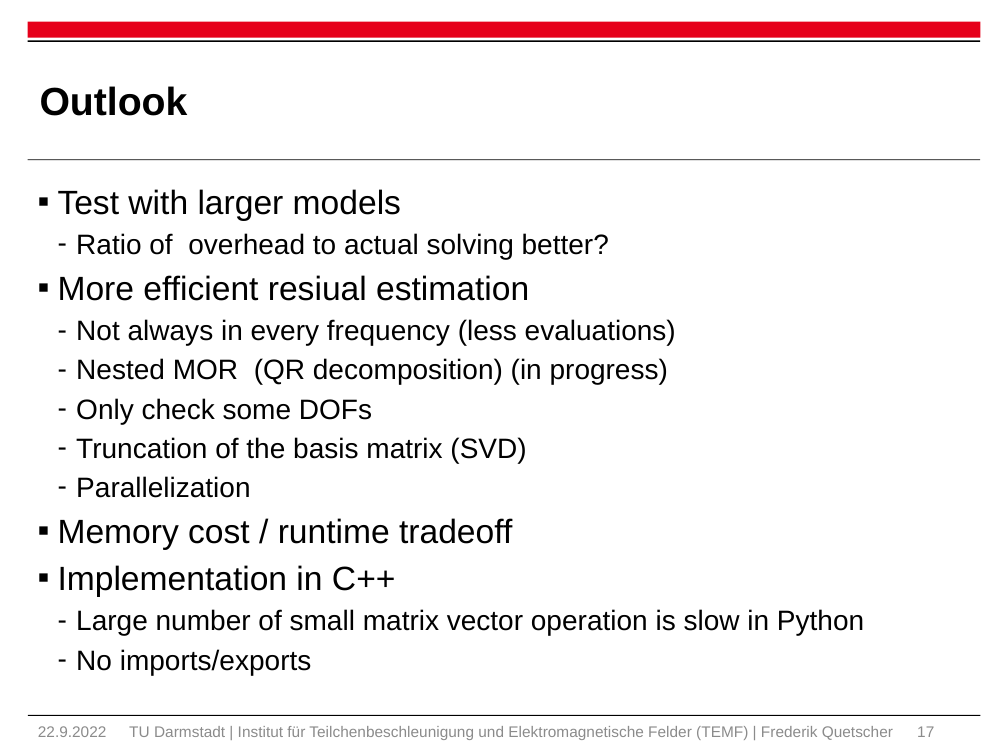
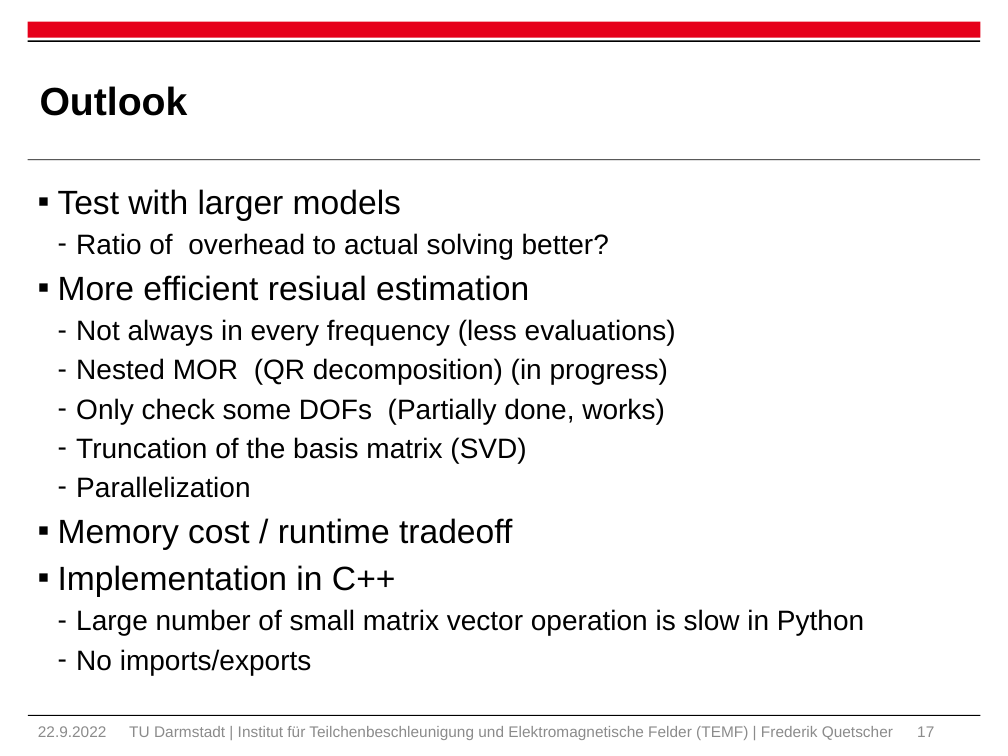
Before and after one commit to Fred234567890/interactive_mor_felis, a slide deck: slide 17 of Mor presi.pptx. Drawn at 1008x756 pixels with LibreOffice and Linux fonts; fonts in the diff are those of the drawing; background and template pictures are left out. Boxes give left, top, right and bottom in pixels: in the first picture for what was removed or moved away, otherwise in the second. Text is boxed around its words. In the diff, an @@ line names an element or a change of style, - is before the commit and + after.

```diff
--- a/Mor presi.pptx
+++ b/Mor presi.pptx
@@ text at [76, 398, 665, 424]: text changed @@
-  – Only check some DOFs
+  – Only check some DOFs (Partially done, works)
```
Also in this commit, not shown: 1 slide added, 2 other files.
